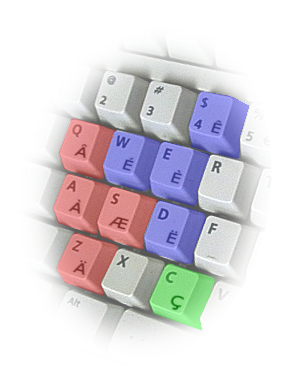
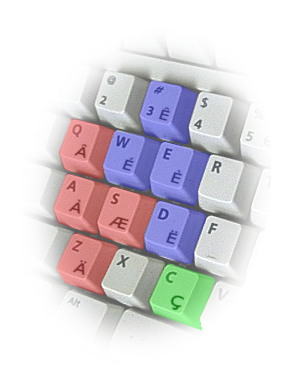
Layered file, before and after one edit (300 x 380). Changes by layer:
added layer "Letters E" above "Letters A" over [140, 106, 183, 144]
renamed "Nouveau calque#6" to "Letters C", painted on it over [140, 119, 223, 156]
renamed "Nouveau calque#1" to "Blue", painted on it over [140, 80, 249, 159]
